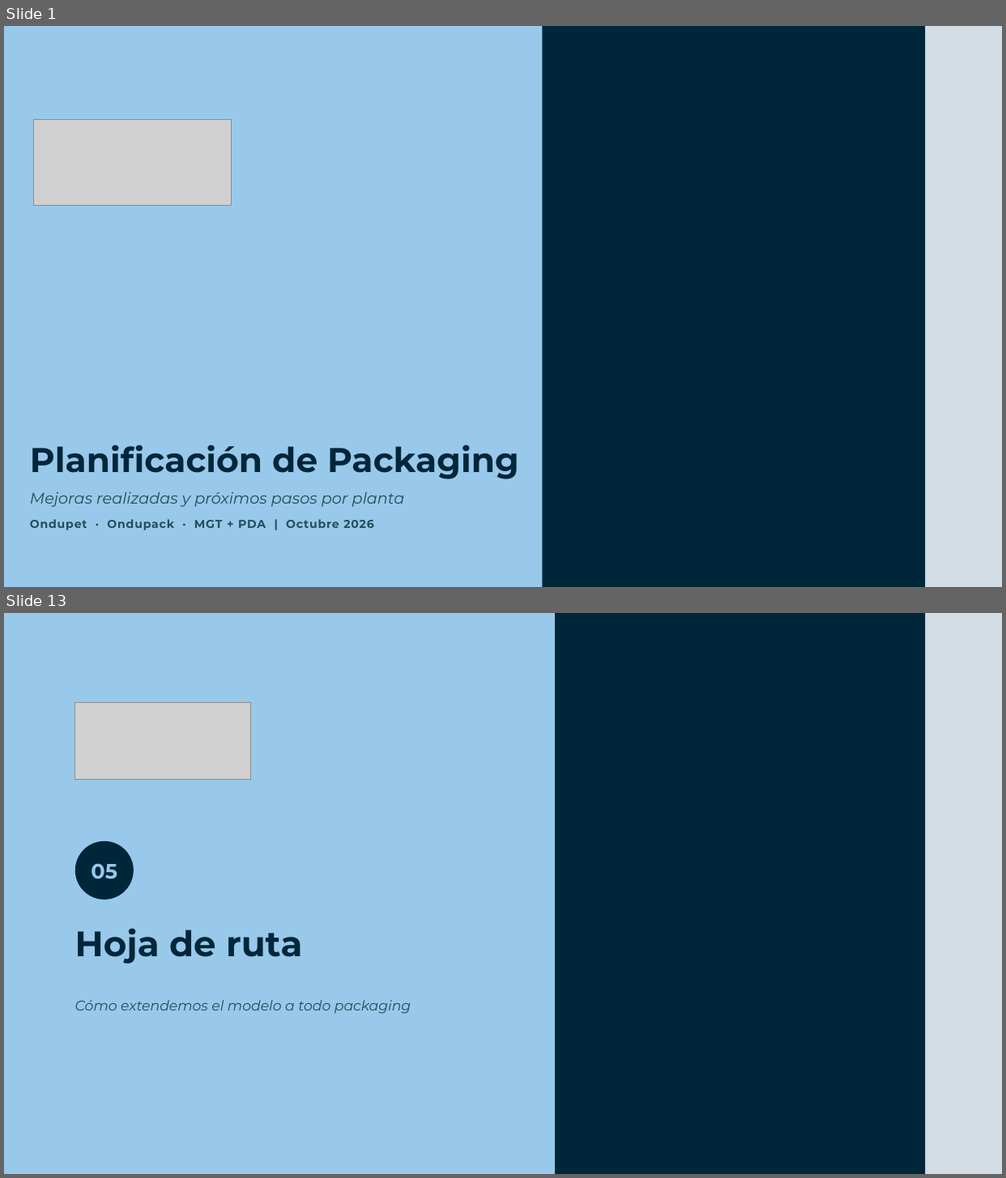
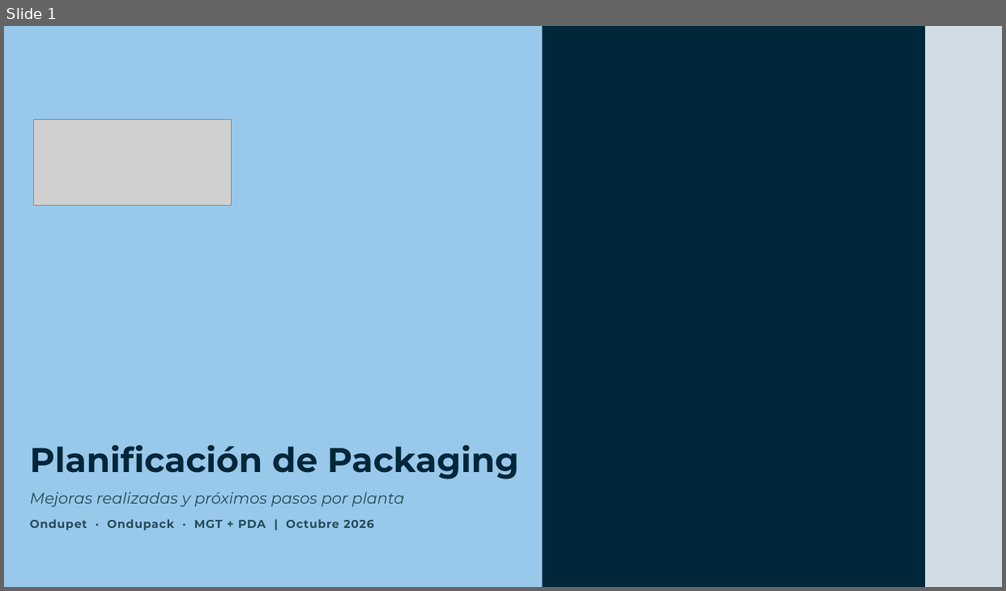
Before and after one commit to Enrique24799/AGSA, a slide deck: presentaciones/Planificacion_Packaging_CL.pptx. Shown one above the other, each under a label of ours: slides 1 and 13 before the commit, slide 1 after it; the slides between them are not shown. The pictures are 1006x1178 and 1006x591 pixels, drawn with LibreOffice and Linux fonts; fonts in the diff are those of the drawing; grey boxes stand for pictures; background and template pictures are left out. Boxes give left, top, right and bottom in pixels: in the first picture for what was removed or moved away, otherwise in the second. Text is boxed around its words. In the diff, an @@ line names an element or a change of style, - is before the commit and + after.

```diff
--- a/presentaciones/Planificacion_Packaging_CL.pptx
+++ b/presentaciones/Planificacion_Packaging_CL.pptx
@@ slide 13 removed at bbox=[4, 613, 1002, 1174], background #FFFFFF @@
@@ rectangle removed at bbox=[4, 613, 1002, 1174] @@
@@ rectangle removed at bbox=[4, 613, 555, 1174] @@
@@ rectangle removed at bbox=[555, 613, 926, 1174] @@
@@ rectangle removed at bbox=[926, 613, 1002, 1174] @@
@@ picture removed at bbox=[75, 703, 251, 779] @@
@@ ellipse removed at bbox=[75, 841, 134, 900] @@
-05
@@ text removed at bbox=[75, 928, 303, 964] @@
-Hoja de ruta
@@ text removed at bbox=[75, 1000, 411, 1014] @@
-Cómo extendemos el modelo a todo packaging
```
Also in this commit, not shown: 6 slides changed, 1 slide added, 6 other slides removed.
